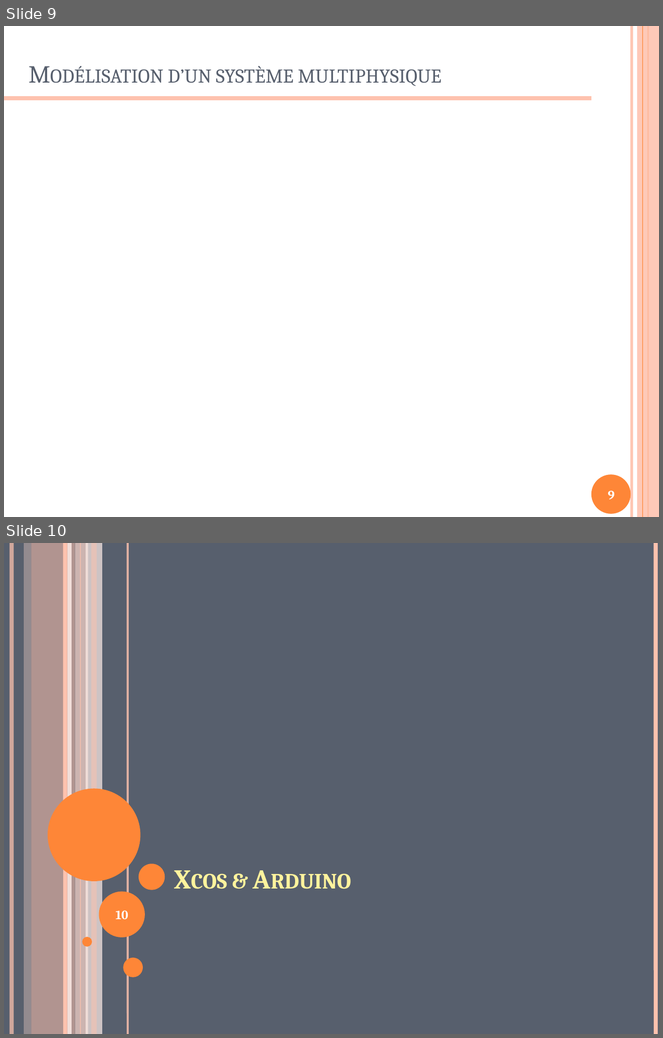
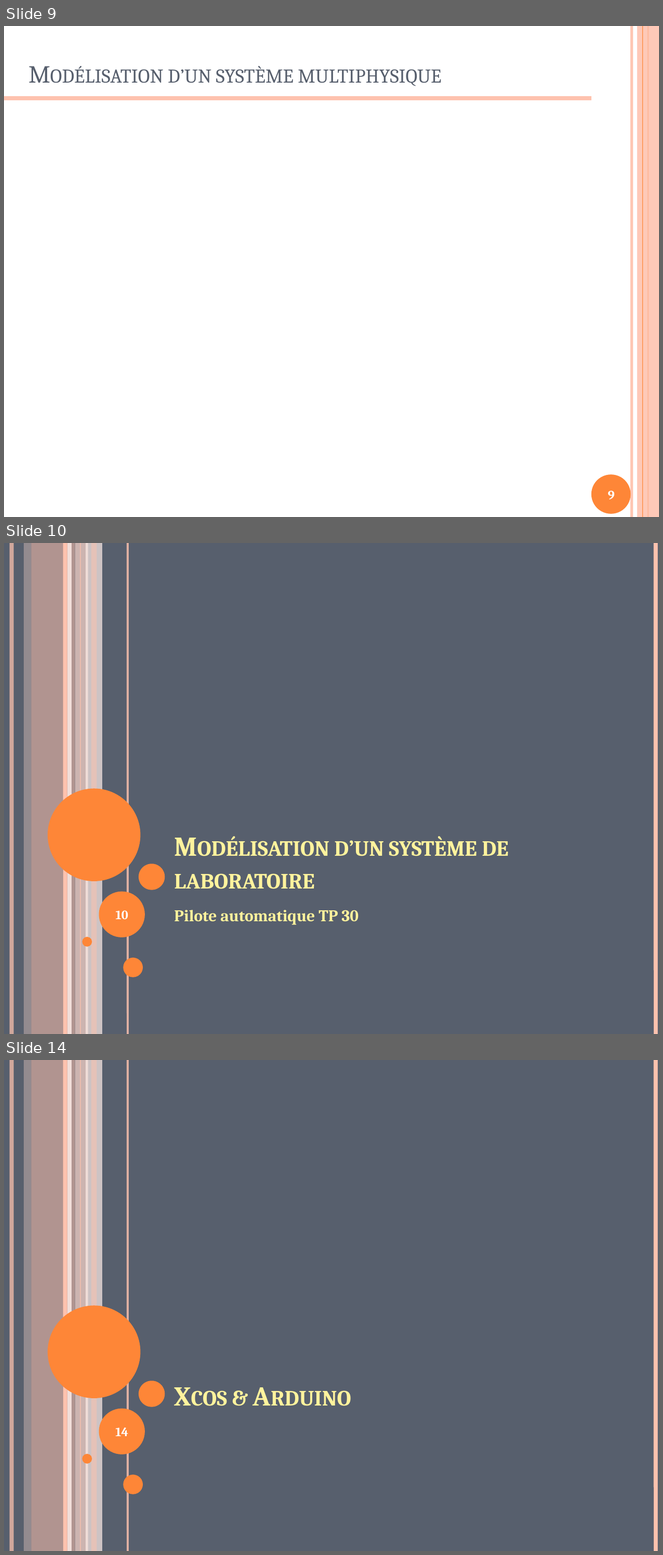
Before and after one commit to xpessoles/Formations, a slide deck: ModelisationMultiphysique/ModelisationMultiphysique.pptx. Shown one above the other, each under a label of ours: slides 9 and 10 before the commit, slides 9, 10 and 14 after it; the slides between them are not shown. The pictures are 663x1038 and 663x1555 pixels, drawn with LibreOffice and Linux fonts; fonts in the diff are those of the drawing. Boxes give left, top, right and bottom in pixels: in the first picture for what was removed or moved away, otherwise in the second. Text is boxed around its words. In the diff, an @@ line names an element or a change of style, - is before the commit and + after.

```diff
--- a/ModelisationMultiphysique/ModelisationMultiphysique.pptx
+++ b/ModelisationMultiphysique/ModelisationMultiphysique.pptx
@@ slide 10 added at box(4, 543, 659, 1034), background #575F6D; not listed: 16 template elements that a slide beside it also shows @@
@@ title added at box(174, 836, 508, 889), 30 pt, text #FFF39D, bold, small capitals @@
+Modélisation d’un système de laboratoire
@@ page number added at box(116, 911, 128, 919), 14 pt, text #FFFFFF, bold @@
+10
@@ text added at box(174, 910, 359, 925), 18 pt, text #FFF39D, bold @@
+Pilote automatique TP 30
@@ what was slide 10 is now slide 14 @@
@@ page number at box(115, 1428, 128, 1436): text changed @@
-10
+14
```
Also in this commit, not shown: 2 slides changed, 4 other slides added, 2 other files.
